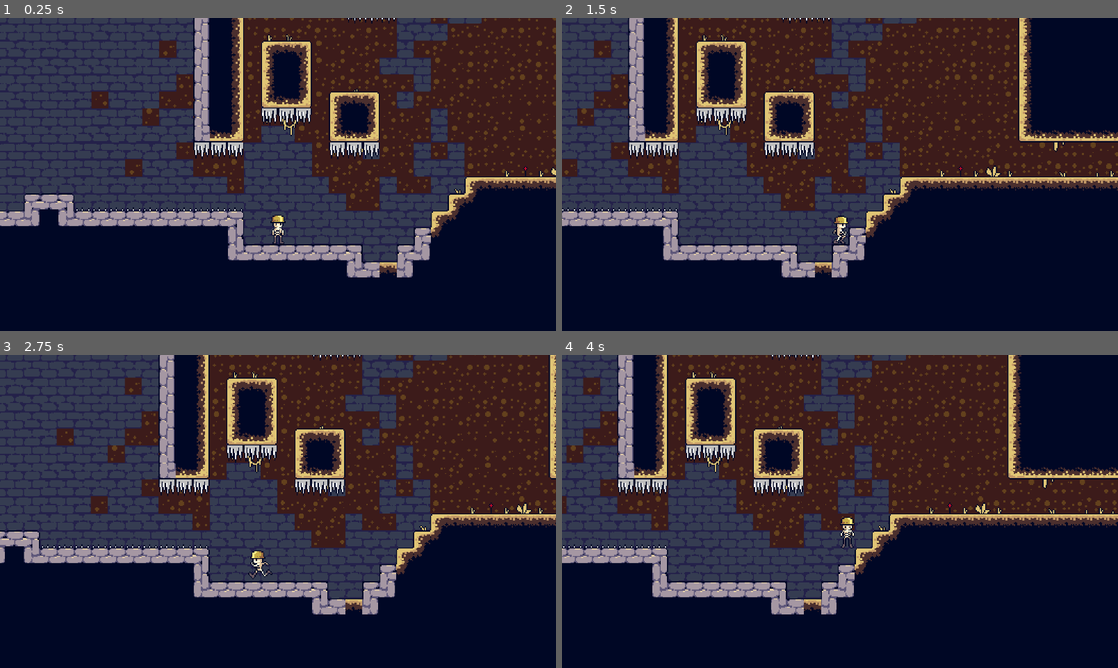
Above: before the commit, frames 1-4 (two rows, left to right).
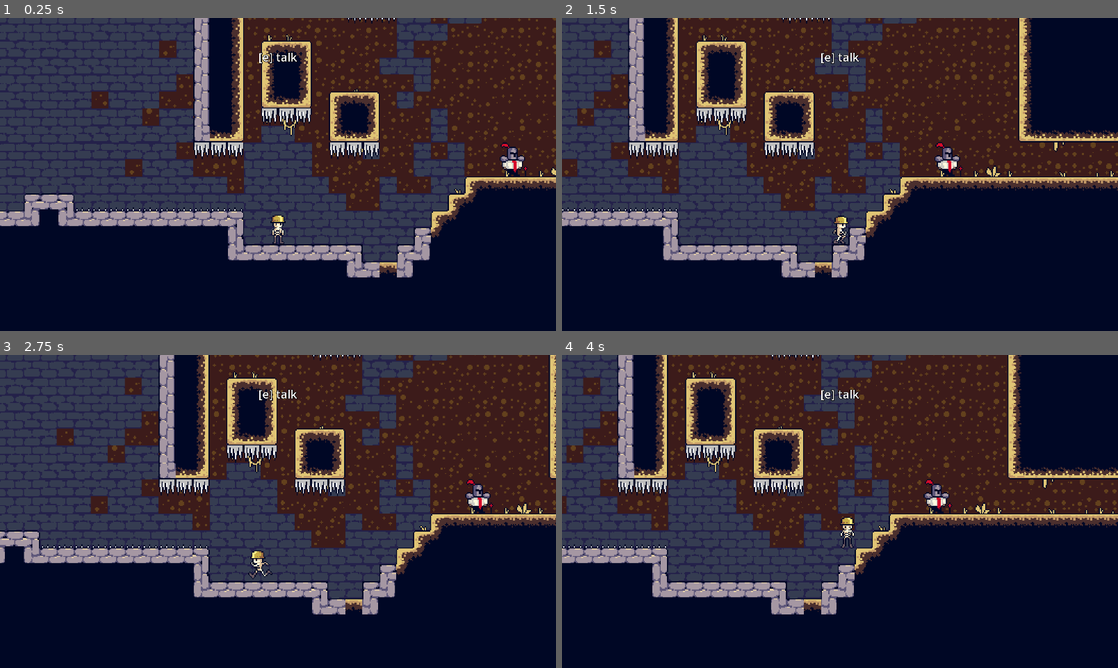
Above: after the commit, the same moments.

Repository: Lukko-Digital/You-Made-The-Dungeon
Game: Godot game, scene res://scenes/main.tscn
The game is run twice, just before and just after one commit, with the same random seed, the same clock (stepped at 60 frames per second) and the same inputs.
Inputs:
- Up to frame 1 (0.25 s): no input
- Up to frame 2 (1.5 s): hold D (right) from 0.53 s (still down); tap Space (jump) at 0.77 s
- Up to frame 3 (2.75 s): tap Space (jump) at 1.52 s; release D (right) at 2.03 s; hold A (left) from 2.03 s (still down)
- Up to frame 4 (4 s): release A (left) at 2.78 s; hold D (right) from 2.78 s (still down); tap Space (jump) at 3.02, 3.77 s

The runs differ from the first frame. In frame 1, 0.4% of the frame differs, in the area x 46-95%, y 10-51%; in frame 2, 0.4%; in frame 3, 0.4%; in frame 4, 0.4%.

Commit message:
add ui to main

Diff:
--- a/scenes/main.tscn
+++ b/scenes/main.tscn
@@ -1,7 +1,9 @@
-[gd_scene load_steps=8 format=3 uid="uid://bc3qsvy1xf5x5"]
+[gd_scene load_steps=10 format=3 uid="uid://bc3qsvy1xf5x5"]
 
 [ext_resource type="PackedScene" uid="uid://6ccfrhghlje3" path="res://scenes/player.tscn" id="1_gh0mp"]
 [ext_resource type="Texture2D" uid="uid://im4xv880umd8" path="res://assets/sprites/tilesetv7.png" id="2_ad5a3"]
+[ext_resource type="PackedScene" uid="uid://bnu6xx6tx01yh" path="res://scenes/npc.tscn" id="3_pxgd6"]
+[ext_resource type="PackedScene" uid="uid://bkhd2ngxnf8vq" path="res://scenes/ui.tscn" id="4_npxwd"]
 
 [sub_resource type="RectangleShape2D" id="RectangleShape2D_v3n73"]
 size = Vector2(14, 25)
@@ -536,5 +538,10 @@
 format = 2
 layer_0/tile_data = PackedInt32Array(-393243, 262144, 6, -327707, 262144, 7, -393242, 327680, 6, -327706, 327680, 7, -1 …(577 unchanged characters)…
 
+[node name="NPC" parent="." instance=ExtResource("3_pxgd6")]
+position = Vector2(221, -80)
+
+[node name="ui" parent="." instance=ExtResource("4_npxwd")]
+
 [connection signal="body_entered" from="player/Area2D" to="player" method="_on_area_2d_body_entered"]
 [connection signal="body_exited" from="player/Area2D" to="player" method="_on_area_2d_body_exited"]
